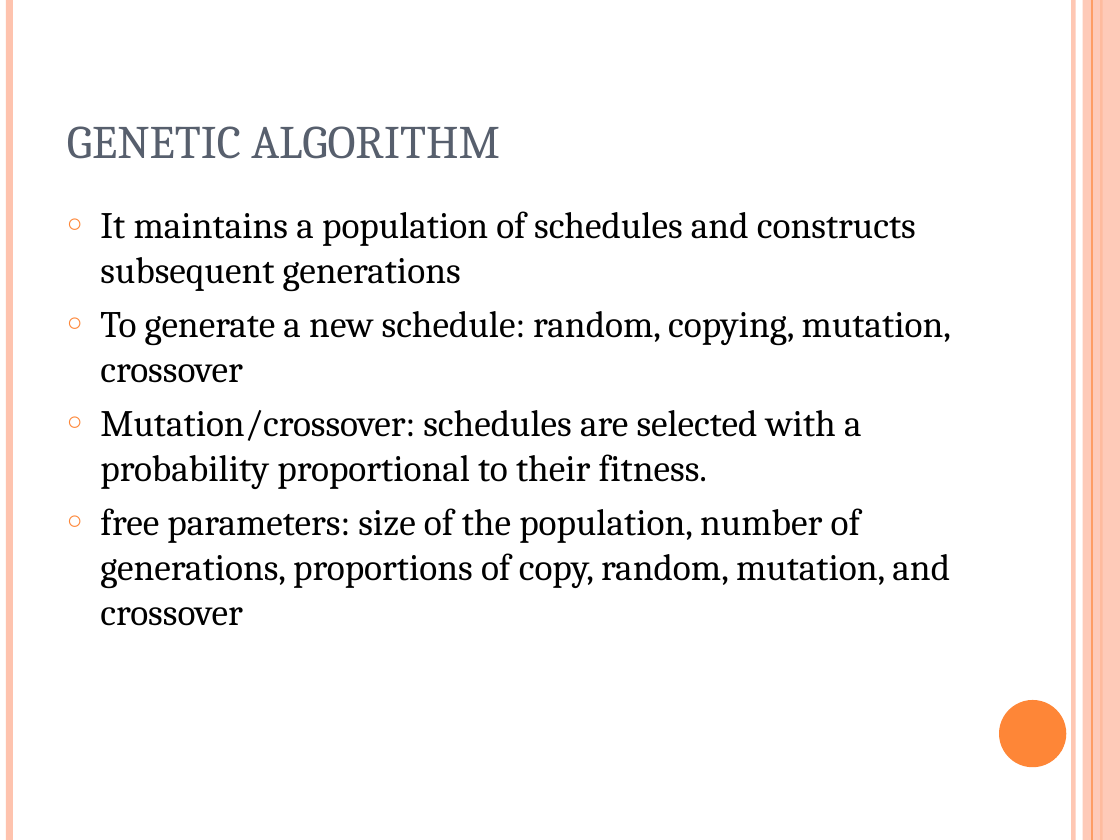
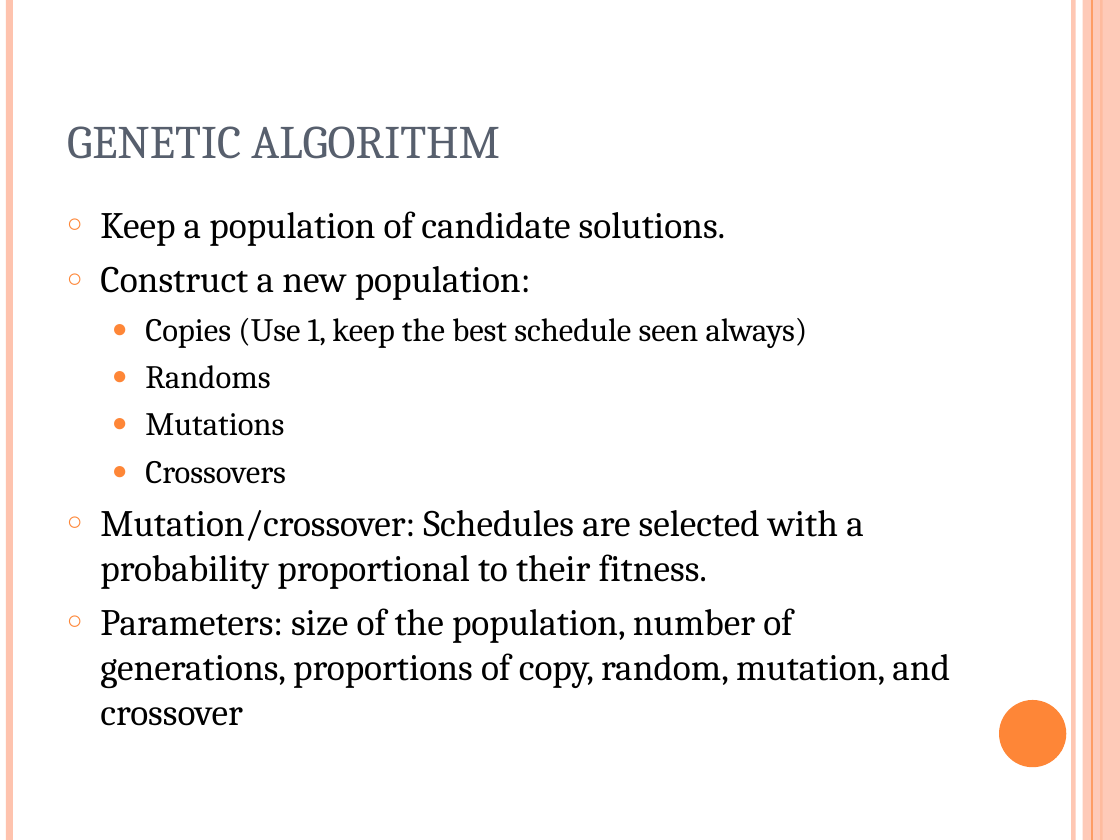
Before and after one commit to putrakoreng/csc384-genetic-algorithms-project, a slide deck: slide 5 of GA_TestBench/Data Files/presentation.ppt (slide 4 before the commit). Drawn at 1120x840 pixels with LibreOffice and Linux fonts; fonts in the diff are those of the drawing. Boxes give left, top, right and bottom in pixels: in the first picture for what was removed or moved away, otherwise in the second. Text is boxed around its words. In the diff, an @@ line names an element or a change of style, - is before the commit and + after.

```diff
--- a/GA_TestBench/Data Files/presentation.ppt
+++ b/GA_TestBench/Data Files/presentation.ppt
@@ text at (x1=100, y1=211, x2=950, y2=726): text changed @@
-○ It maintains a population of schedules and constructs subsequent generations
-○ To generate a new schedule: random, copying, mutation, crossover
-○ Mutation/crossover: schedules are selected with a probability proportional to their fitness.
-○ free parameters: size of the population, number of generations, proportions of copy, random, mutation, and crossover
+○ Keep a population of candidate solutions.
+○ Construct a new population:
+  ● Copies (Use 1, keep the best schedule seen always)
+  ● Randoms
+  ● Mutations
+  ● Crossovers
+○ Mutation/crossover: Schedules are selected with a probability proportional to their fitness.
+○ Parameters: size of the population, number of generations, proportions of copy, random, mutation, and crossover
```
Also in this commit, not shown: 7 other slides changed, 9 slides added, 7 slides removed, 1 other file.
